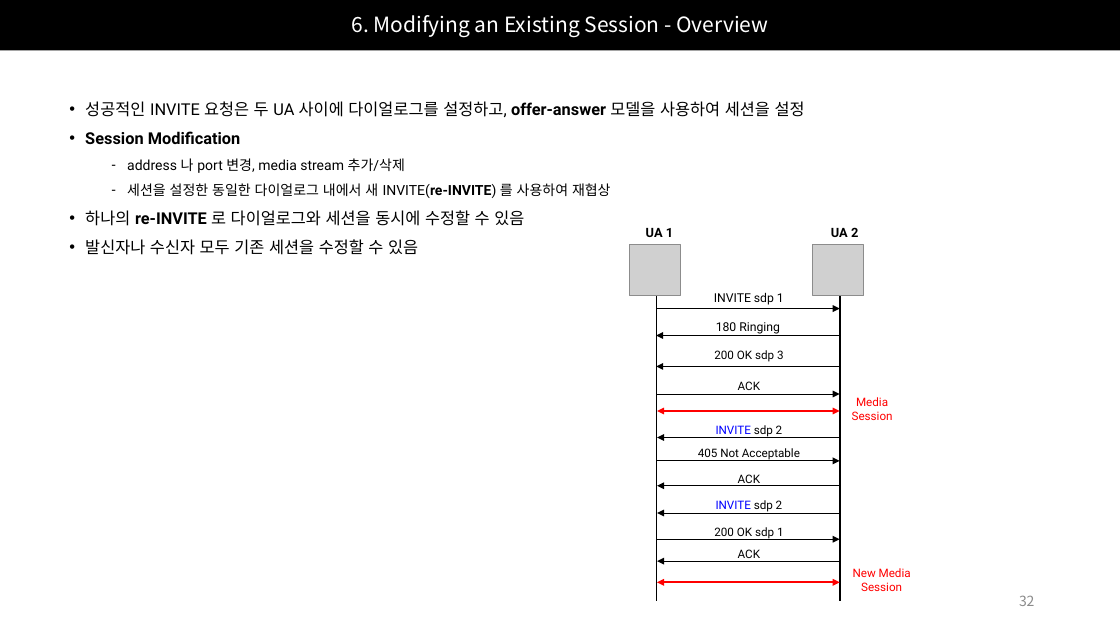
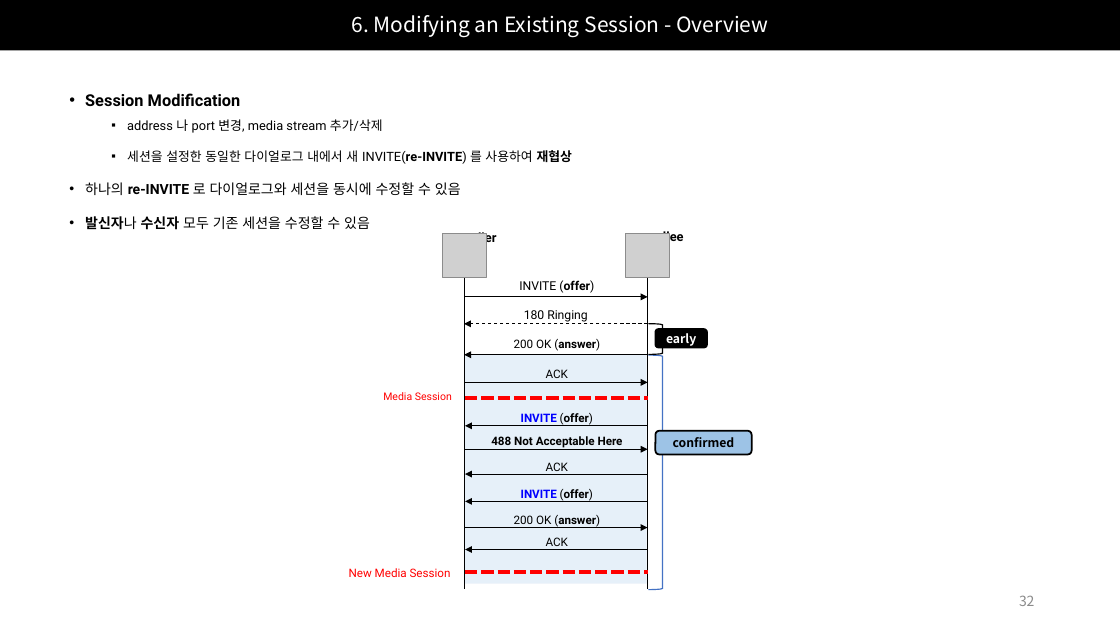
Before and after one commit to Epsilonely/SIP-Survey, a slide deck: slide 32 of 세미나 2차.pptx. Drawn at 1120x630 pixels with LibreOffice and Linux fonts; fonts in the diff are those of the drawing; grey boxes stand for pictures. Boxes give left, top, right and bottom in pixels: in the first picture for what was removed or moved away, otherwise in the second. Text is boxed around its words. In the diff, an @@ line names an element or a change of style, - is before the commit and + after.

```diff
--- a/세미나 2차.pptx
+++ b/세미나 2차.pptx
@@ text "Session Modification" moved from (x1=85, y1=101, x2=805, y2=255) to (x1=85, y1=93, x2=572, y2=230) @@
@@ text at (x1=85, y1=101, x2=805, y2=117): paragraph removed @@
-• 성공적인 INVITE 요청은 두 UA 사이에 다이얼로그를 설정하고, offer-answer 모델을 사용하여 세션을 설정
@@ text at (x1=85, y1=119, x2=572, y2=230): size 12 to 11 pt in "address 나 port 변경, media stream 추가/삭제", "세션을 설정한 동일한 다이얼로그 내에서 새 INVITE(re-INVITE) ..."; bold on in "재협상", "발신자나 수신자"; size 14 to 12 pt in "하나의 re-INVITE 로 다이얼로그와 세션을 동시에 수정할 ...", "발신자나 수신자 모두 기존 세션을 수정할 수 ..."; bullet - to ▪; line spacing 1.5 to 2 @@
@@ text at (x1=464, y1=230, x2=496, y2=246): text changed @@
-UA 1
+caller
@@ text at (x1=649, y1=229, x2=683, y2=245): text changed @@
-UA 2
+callee
@@ text at (x1=519, y1=280, x2=594, y2=293): text changed @@
-INVITE sdp 1
+INVITE (offer)
@@ 10 arrows, 2 lines, 1 text moved together from (x1=656, y1=288, x2=840, y2=601) to (x1=464, y1=277, x2=648, y2=589) @@
@@ arrow (648, 324) - (464, 324): stroke #000000 0.75 pt to #000000 0.75 pt dashed @@
@@ group added at (x1=442, y1=234, x2=752, y2=590): 2 pictures, 2 lines, 2 left brackets, 2 rounded rectangles, 1 rectangle @@
+confirmed
+early
@@ text at (x1=514, y1=339, x2=600, y2=351): text changed @@
-200 OK sdp 3
+200 OK (answer)
@@ text "Media Session" moved from (x1=852, y1=397, x2=893, y2=420) to (x1=383, y1=392, x2=452, y2=400) @@
@@ text "Media Session" at (x1=383, y1=392, x2=452, y2=400): size 10 to 9 pt @@
@@ text at (x1=521, y1=413, x2=593, y2=425): text changed; text colour #0000FF to #000000; bold on @@
-INVITE sdp 2
+INVITE (offer)
@@ text at (x1=491, y1=436, x2=623, y2=448): text changed; bold on @@
-405 Not Acceptable
+488 Not Acceptable Here
@@ text at (x1=521, y1=489, x2=593, y2=501): text changed; text colour #0000FF to #000000; bold on @@
-INVITE sdp 2
+INVITE (offer)
@@ text at (x1=514, y1=515, x2=600, y2=527): text changed @@
-200 OK sdp 1
+200 OK (answer)
@@ 3 texts moved together from (x1=738, y1=381, x2=760, y2=558) to (x1=546, y1=369, x2=568, y2=550) @@
@@ text "New Media Session" rewrapped from (x1=853, y1=568, x2=911, y2=591) to (x1=349, y1=568, x2=451, y2=577) @@
@@ group removed at (x1=629, y1=245, x2=864, y2=582): 2 pictures, 2 double arrows @@
```
Also in this commit, not shown: 24 other slides changed.
